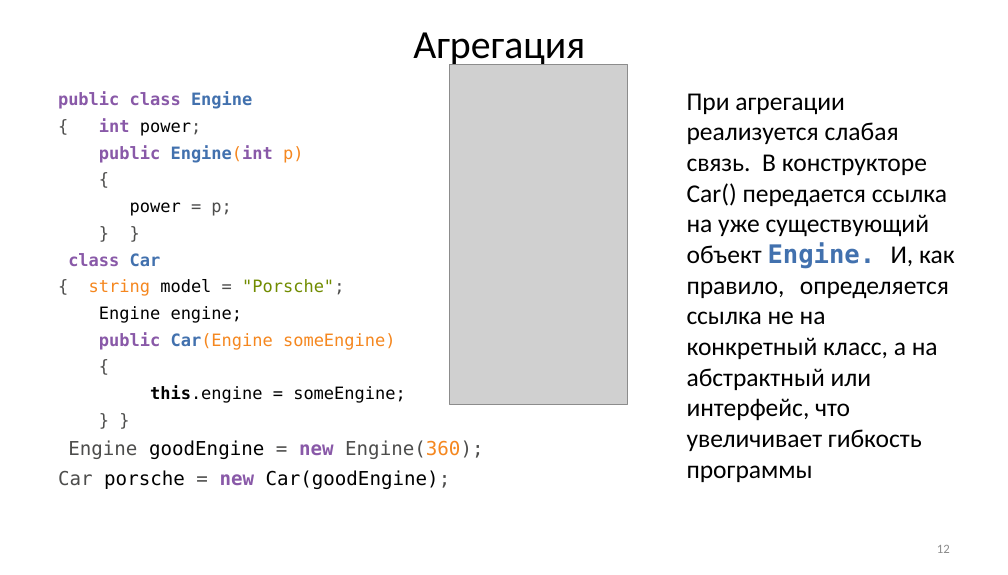
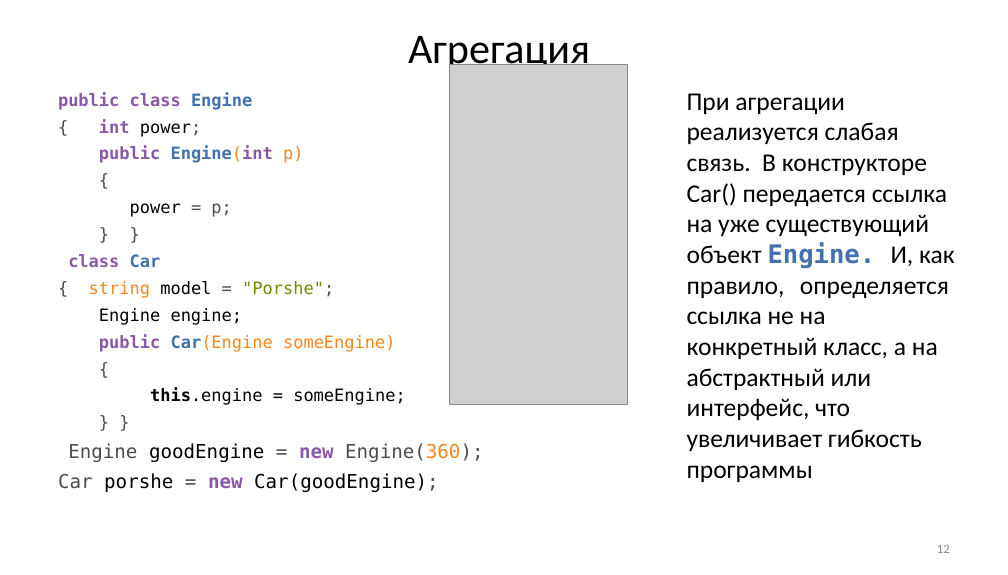
Before and after one commit to Mrztv/KRSU, a slide deck: slide 12 of 2026/ООП/Хмелева/ООП2.pptx. Drawn at 1008x575 pixels with LibreOffice and Linux fonts; fonts in the diff are those of the drawing; grey boxes stand for pictures. Boxes give left, top, right and bottom in pixels: in the first picture for what was removed or moved away, otherwise in the second. Text is boxed around its words. In the diff, an @@ line names an element or a change of style, - is before the commit and + after.

```diff
--- a/2026/ООП/Хмелева/ООП2.pptx
+++ b/2026/ООП/Хмелева/ООП2.pptx
@@ title "Агрегация" at (408, 36, 590, 73): size 37.4 to 39.6 pt; line spacing 0.8 to 1 @@
@@ text at (89, 281, 334, 298): text changed @@
-{ string model = "Porsche";
+{ string model = "Porshe";
@@ text at (58, 473, 439, 492): text changed @@
-Car porsche = new Car(goodEngine);
+Car porshe = new Car(goodEngine);
```
Also in this commit, not shown: 89 other slides changed, 1 slide added, 19 other files.
